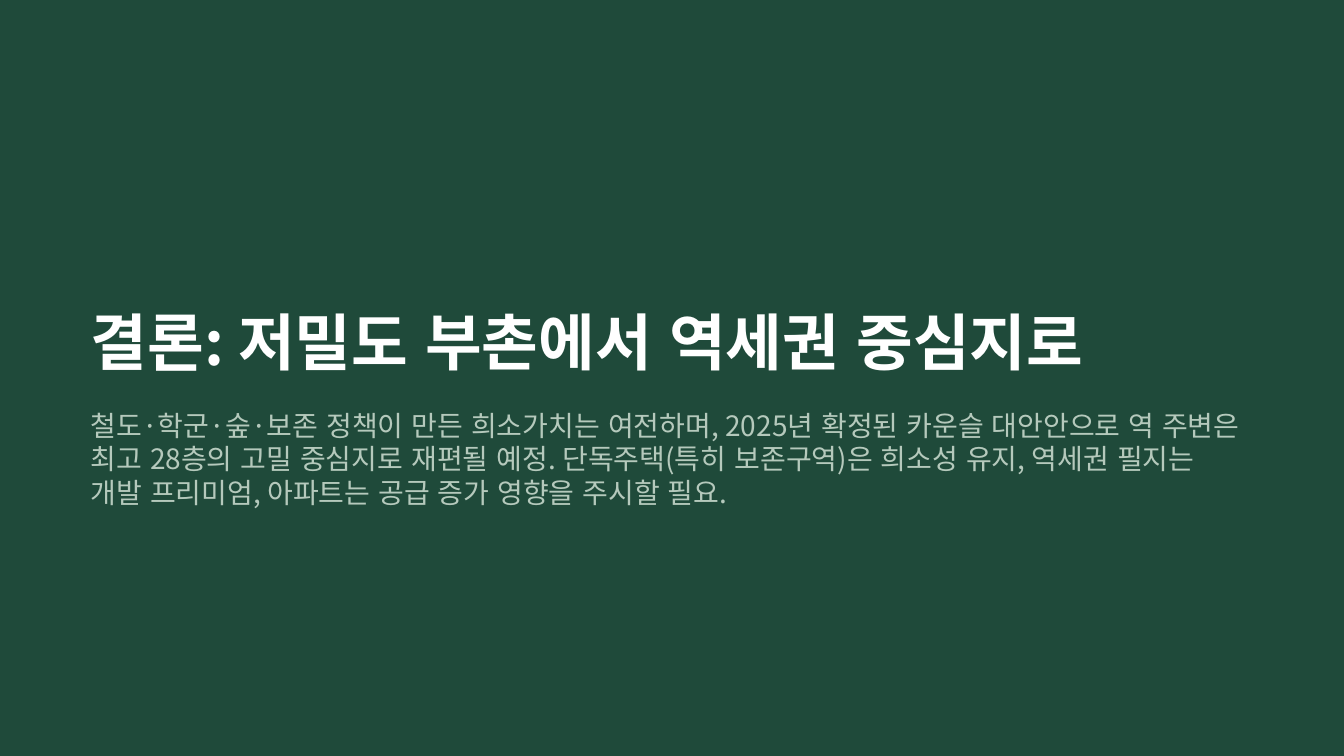
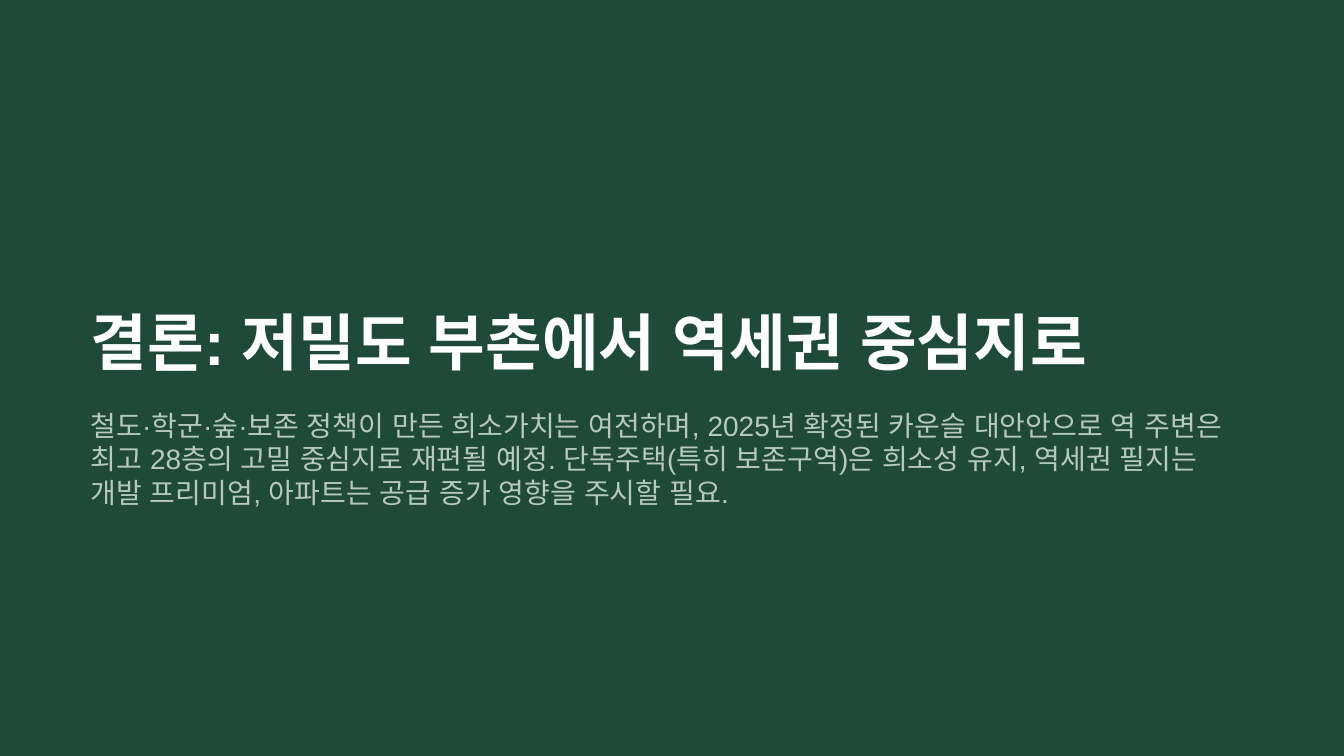
Before and after one commit to dlekrud105-cell/Mia, a slide deck: slide 15 of gordon/Gordon_부동산_분석.pptx. Drawn at 1344x756 pixels with LibreOffice and Linux fonts; fonts in the diff are those of the drawing. Boxes give left, top, right and bottom in pixels: in the first picture for what was removed or moved away, otherwise in the second. Text is boxed around its words. In the diff, an @@ line names an element or a change of style, - is before the commit and + after.

```diff
--- a/gordon/Gordon_부동산_분석.pptx
+++ b/gordon/Gordon_부동산_분석.pptx
@@ title "결론: 저밀도 부촌에서 역세권 중심지로" at [91, 313, 1087, 371]: font Noto Sans CJK KR to Arial @@
@@ text "철도·학군·숲·보존 정책이 만든 희소가치는 여전하며, ..." at [91, 412, 1222, 507]: font Noto Sans CJK KR to Arial @@
```
Also in this commit, not shown: 15 other slides changed, 2 other files.
